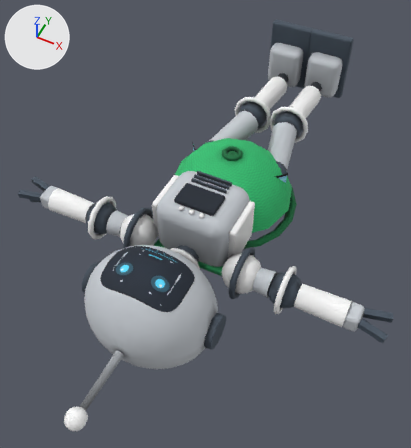
One commit to the glTF model public/meydan/deneme/karakter_robot.glb: the scene before it, then after it.
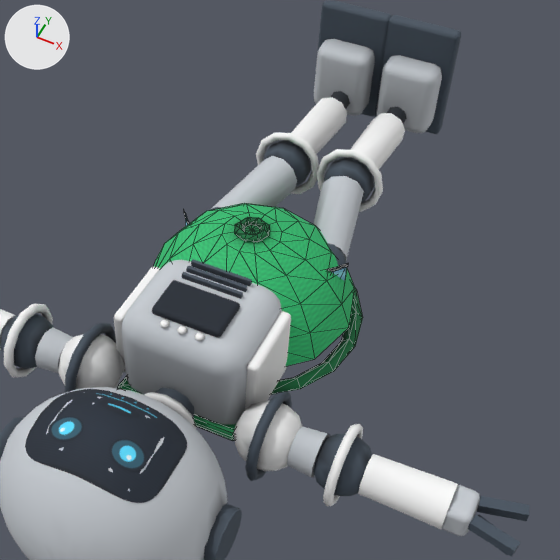
Each version appears first whole from a 50 mm camera at (0.653, -1.538, 1.589) aimed at (-0.019, -0.193, -0.092), and next in a close-up on the part from 21% to 100% of the width and 4% to 77% of the height. Every picture has the same lights, and +X, +Y and +Z are marked at upper left. The older version's two pictures come first. The close-ups show mesh edges as thin lines. Where no turn or scale is listed for an object, it has been applied to the vertices. Vertices at exactly the same position are counted once.

Script lines for the objects in view, before the commit:
```python
me_mesh_0 = bpy.data.meshes.new('Mesh_0')
me_mesh_0.from_pydata(...)  # 3220 vertices, 6104 faces; spans x -0.75..0.75, y -1.12..0.91, z -0.26..0.2
me_mesh_0.materials.append(mat_atlas)
me_mesh_1 = bpy.data.meshes.new('Mesh_1')
me_mesh_1.from_pydata(...)  # 226 vertices, 424 faces; spans x -0.276..0.276, y -0.385..0.272, z -0.138..0.144
me_mesh_1.materials.append(mat_atlas)
ob_govde = bpy.data.objects.new('Govde', me_mesh_0)
ob_govde.location = (0.0, 0.0, 0.0)
ob_kozmetik_sapka = bpy.data.objects.new('kozmetik_sapka', me_mesh_1)
ob_kozmetik_sapka.location = (0.0, 0.0, 0.0)
```
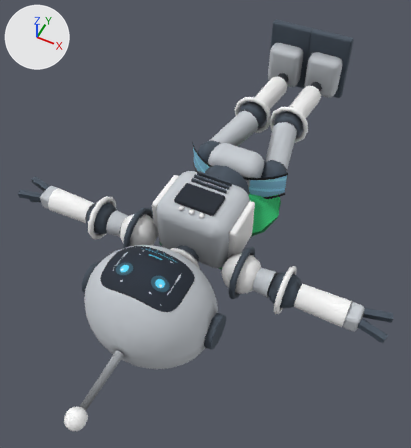
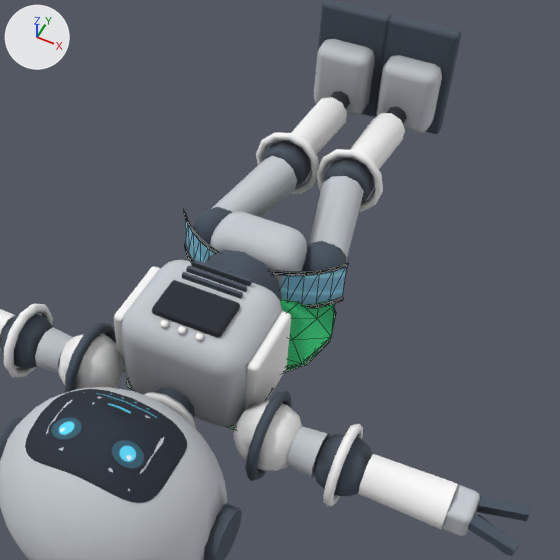
Commit message: Paket 21 F: sapka kafaya oturdu (kapali kabuk) + oturma olcutu duzeltildi

The change, as a list of edits to the scene's bpy script:
```text
Change me_mesh_1:
    used by ob_kozmetik_sapka; location = (0.0, 0.0, 0.0)
    remove me_mesh_1.from_pydata(...)  # 226 vertices, 424 faces; spans x -0.276..0.276, y -0.385..0.272, z -0.138..0.144
    add me_mesh_1.from_pydata(...)  # 274 vertices, 524 faces; spans x -0.216..0.216, y -0.344..0.209, z -0.152..0.001
    me_mesh_1 part 1: the loose piece of 56 vertices spanning x -0.15..0.15, y -0.385..-0.215, z -0.134..-0.086 is moved by (0.0, 0.041, -0.018)
    me_mesh_1 part 2: the loose piece of 32 vertices spanning x -0.042..0.042, y -0.042..0.042, z 0.12..0.144 is moved by (0.0, 0.0, -0.143)
    me_mesh_1 part 3: the loose piece of 72 vertices spanning x -0.276..0.276, y -0.272..0.272, z -0.138..-0.102 is rebuilt with 56 vertices and now spans x -0.214..0.214, y -0.209..0.209, z -0.151..-0.115
    me_mesh_1 part 4: a new loose piece of 130 vertices spanning x -0.216..0.216, y -0.204..0.202, z -0.134..-0.012, in mat_atlas
    me_mesh_1 part 5
    66 vertices are removed from x -0.254..0.254, y -0.254..0.254, z -0.065..0.132
    108 faces are deleted
```

Location of each change, [x1, y1, x2, y2] in pixels of the close-ups (560 x 560 px; the box of a moved part takes in the faces that stretch with it):
'kozmetik_sapka', reshaped (mostly hidden afterwards)
    before: [117, 203, 363, 441]
    after: [127, 299, 336, 430]
part 1 of me_mesh_1, moved or reshaped (mostly hidden)
    before: [117, 377, 236, 441]
    after: [127, 381, 236, 430]
part 2 of me_mesh_1, moved or reshaped (not visible afterwards)
    before: [235, 217, 270, 242]
part 3 of me_mesh_1, rebuilt (mostly hidden afterwards)
    before: [272, 289, 363, 394]
    after: [284, 309, 336, 373]
part 4 of me_mesh_1, added (green)
    after: [280, 299, 335, 367]
part 5 of me_mesh_1, deleted (green)
    before: [153, 203, 355, 366]
'kozmetik_gozluk', unchanged, uncovered by the edit
    before: [183, 209, 348, 281]
    after: [183, 209, 348, 309]
